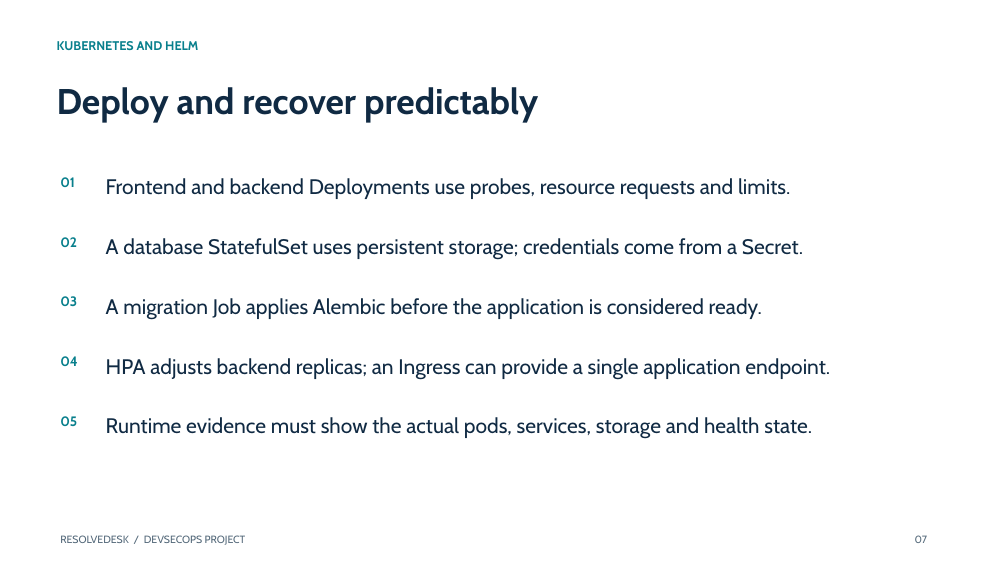
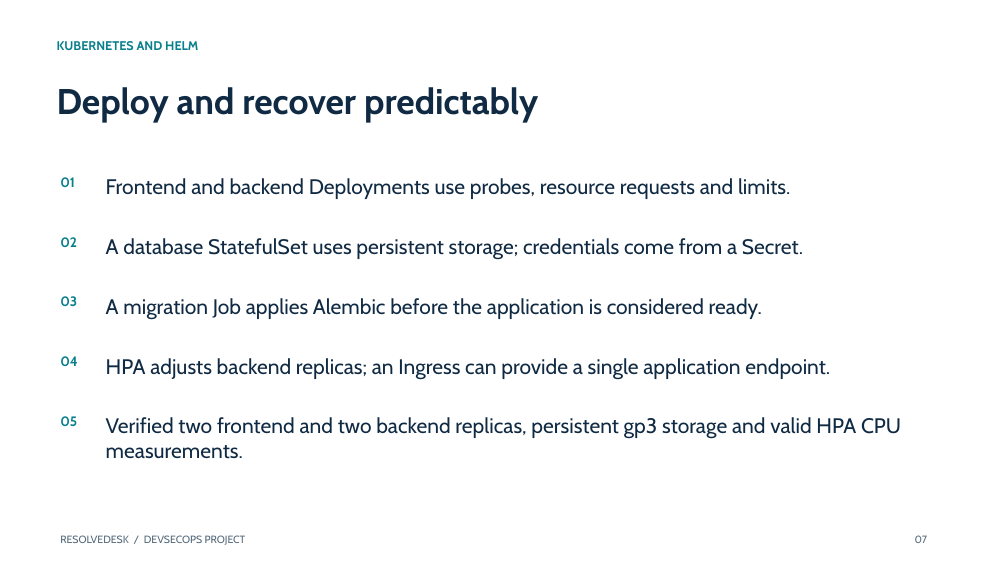
Before and after one commit to dibyo10/resolvedesk-devsecops, a slide deck: slide 7 of demo/presentation.pptx. Drawn at 1008x567 pixels with LibreOffice and Linux fonts; fonts in the diff are those of the drawing. Boxes give left, top, right and bottom in pixels: in the first picture for what was removed or moved away, otherwise in the second. Text is boxed around its words. In the diff, an @@ line names an element or a change of style, - is before the commit and + after.

```diff
--- a/demo/presentation.pptx
+++ b/demo/presentation.pptx
@@ text at <box>106,417,901,459</box>: text changed @@
-Runtime evidence must show the actual pods, services, storage and health state.
+Verified two frontend and two backend replicas, persistent gp3 storage and valid HPA CPU measurements.
```
Also in this commit, not shown: 4 other slides changed, 7 other files.
